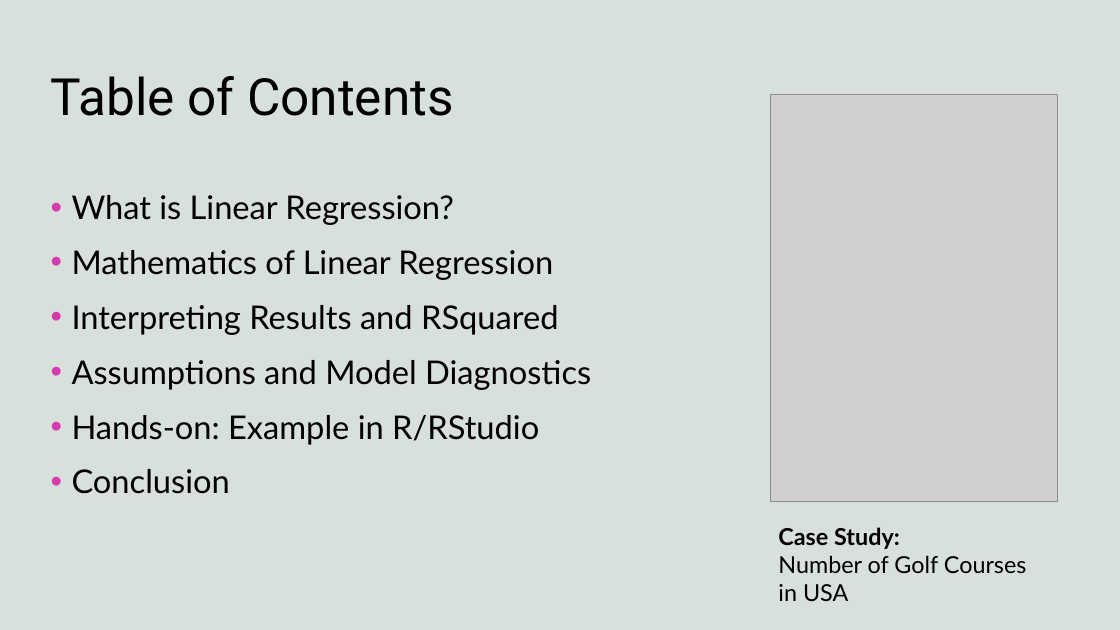
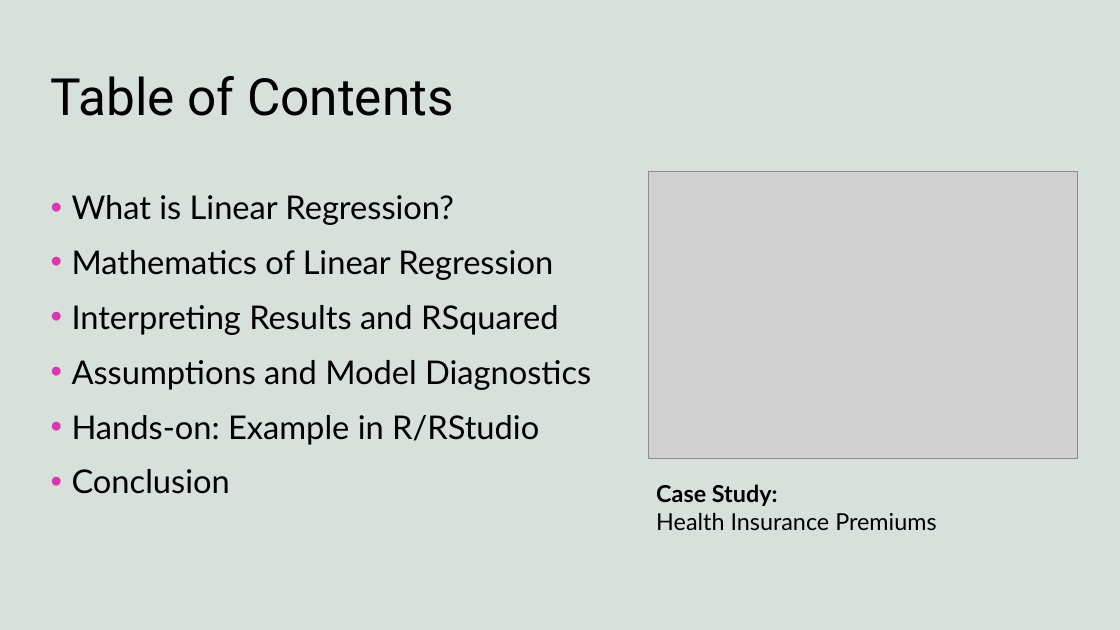
Before and after one commit to harshvardhaniimi/linear-regression, a slide deck: slide 2 of Slides.pptx. Drawn at 1120x630 pixels with LibreOffice and Linux fonts; fonts in the diff are those of the drawing; grey boxes stand for pictures; background and template pictures are left out. Boxes give left, top, right and bottom in pixels: in the first picture for what was removed or moved away, otherwise in the second. Text is boxed around its words. In the diff, an @@ line names an element or a change of style, - is before the commit and + after.

```diff
--- a/Slides.pptx
+++ b/Slides.pptx
@@ picture: place and size @@
-picture at (770,94,1058,502)
+picture at (648,171,1078,459)
@@ text "Case Study:": place and size @@
-text "Case Study:" at (778,527,1027,602)
+text "Case Study:" at (656,484,936,530)
@@ text at (656,512,936,530): text changed @@
-Number of Golf Courses in USA
+Health Insurance Premiums
```
Also in this commit, not shown: 10 other slides changed, 7 slides added, 6 slides removed, 10 other files.
